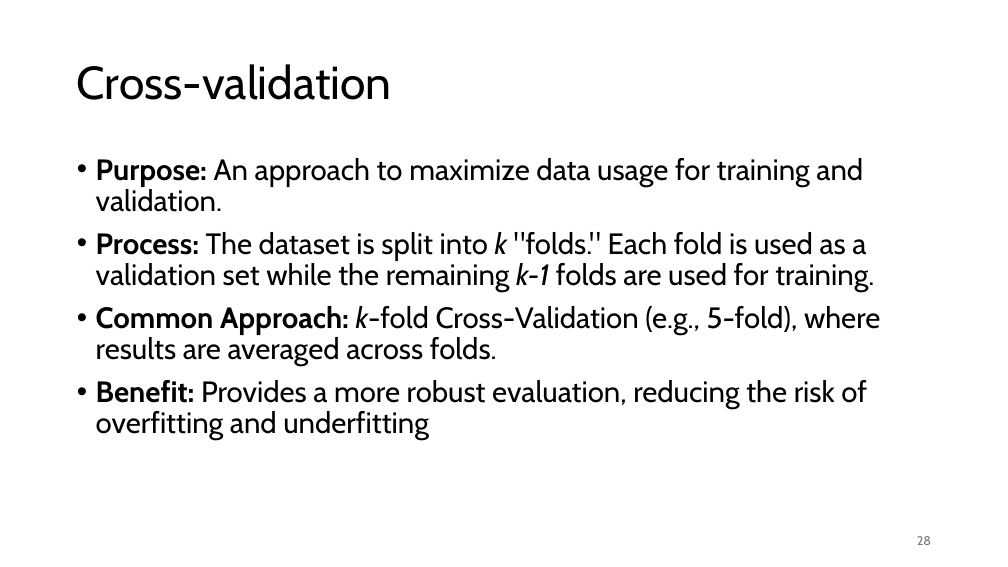
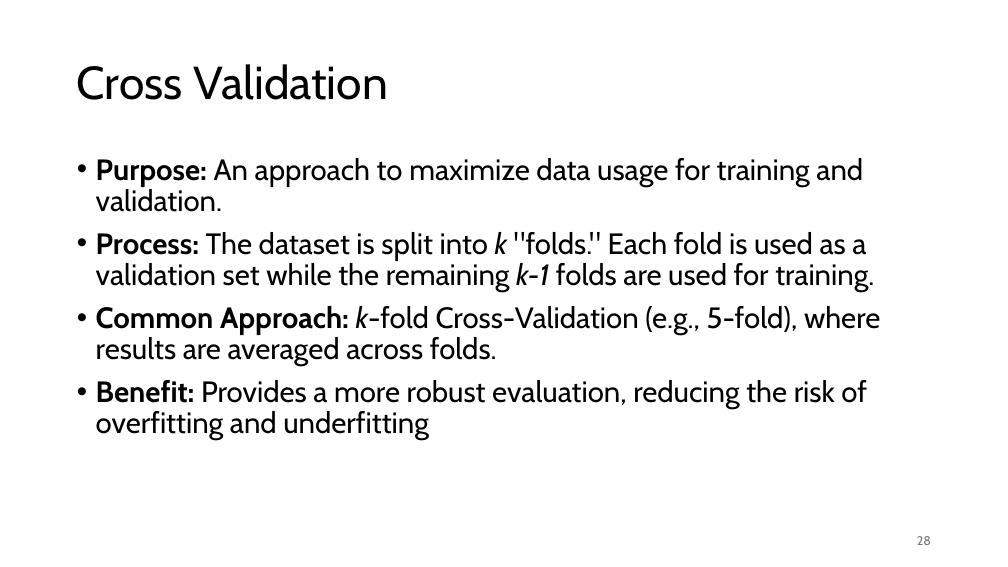
Before and after one commit to taqihaider7/NSU_ML, a slide deck: slide 29 of Lectures/Day1_Intro.pptx. Drawn at 1008x567 pixels with LibreOffice and Linux fonts; fonts in the diff are those of the drawing. Boxes give left, top, right and bottom in pixels: in the first picture for what was removed or moved away, otherwise in the second. Text is boxed around its words. In the diff, an @@ line names an element or a change of style, - is before the commit and + after.

```diff
--- a/Lectures/Day1_Intro.pptx
+++ b/Lectures/Day1_Intro.pptx
@@ title at (77,64,388,100): text changed @@
-Cross-validation
+Cross Validation
```
Also in this commit, not shown: 2 other slides changed, 1 slide added, 1 other file.
